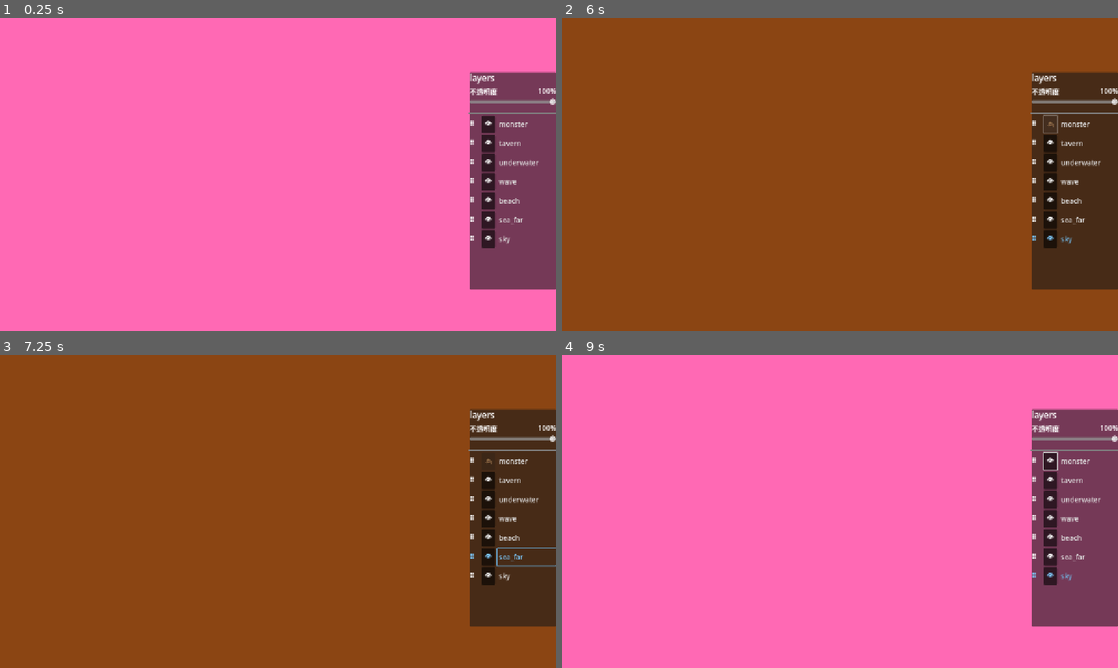
Above: before the commit, frames 1-4 (two rows, left to right).
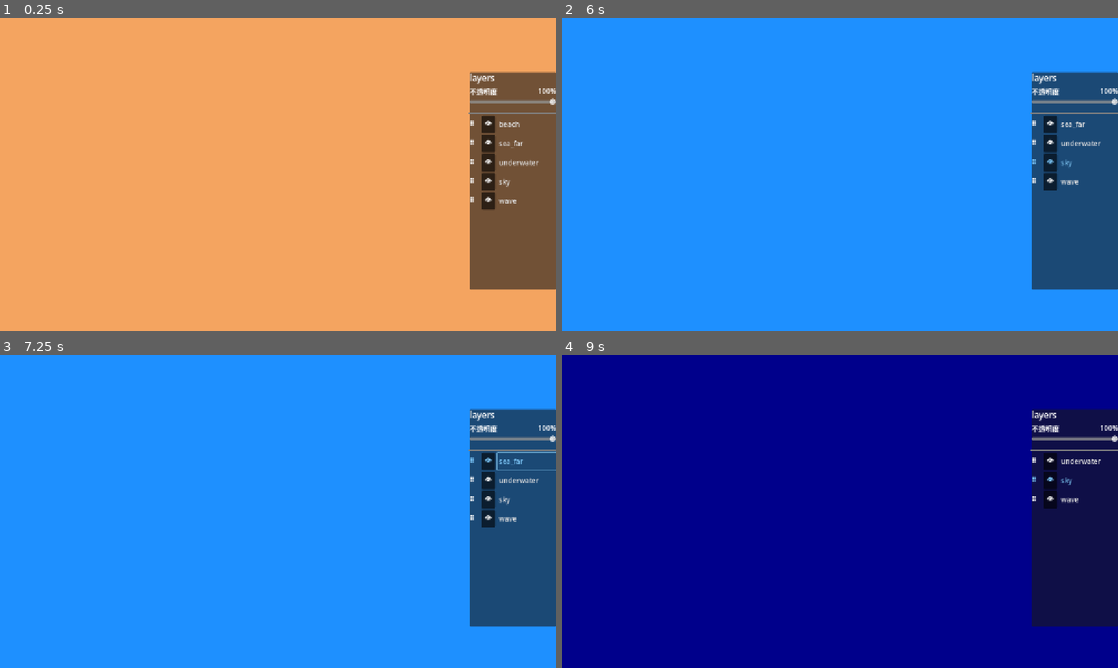
Above: after the commit, the same moments.

Repository: kkkiiijjj/god-of-layers
Game: Godot game, scene res://scenes/levels/pearl/LevelPearl.tscn
Same seed, same stepped clock (60 frames per second), same inputs: the game is played once before the commit and once after it.
Inputs (mouse positions are in pixels of both pictures, inside the frame that each line leads up to):
- Up to frame 1 (0.25 s): no input
- Up to frame 2 (6 s): click (1090, 124) at 0.5 s, where only the run before the commit has a clickable "monster"; click "beach" at 1.25 s; click (1090, 143) at 2 s, where only the run before the commit has a clickable "tavern"; click "sea_far" at 2.75 s; click "underwater" at 3.5 s; click "wave" at 4.25 s; click "sky" at 5 s; click "👁" at 5.75 s
- Up to frame 3 (7.25 s): click "sea_far" at 6.5 s
- Up to frame 4 (9 s): click "underwater" at 7.25 s; click "sky" at 8 s; click (1051, 461) at 8.75 s, where only the run before the commit has a clickable "🙈"

The runs differ from the first frame. In frame 1, 99% of the frame differs, in the area x 0-100%, y 0-100%; in frame 2, 100%; in frame 3, 100%; in frame 4, 100%.

Commit message:
feat: 阶段一完成，图层打乱与排序检测，怪物和酒馆初始隐藏

Diff:
--- a/scenes/levels/pearl/LevelPearl.tscn
+++ b/scenes/levels/pearl/LevelPearl.tscn
@@ -40,10 +40,24 @@
 layer_name = "小酒馆"
 placeholder_color = Color(0.545098, 0.270588, 0.0745098, 1)
 
-[node name="monster" parent="Layers" instance=ExtResource("2_ow1dc")]
-layer_id = "monster"
-layer_name = "小怪物"
-placeholder_color = Color(1, 0.411765, 0.705882, 1)
+[node name="monster_red" parent="Layers" instance=ExtResource("2_ow1dc")]
+layer_id = "monster_red"
+layer_name = "红色怪物"
+placeholder_color = Color(1, 0, 0, 1)
+
+[node name="monster_white" parent="Layers" instance=ExtResource("2_ow1dc")]
+layer_id = "monster_white"
+layer_name = "白色怪物"
+
+[node name="monster_green" parent="Layers" instance=ExtResource("2_ow1dc")]
+layer_id = "monster_green"
+layer_name = "绿色怪物"
+placeholder_color = Color(0, 1, 0, 1)
+
+[node name="monster_blue" parent="Layers" instance=ExtResource("2_ow1dc")]
+layer_id = "monster_blue"
+layer_name = "蓝色怪物"
+placeholder_color = Color(0, 0, 1, 1)
 
 [node name="Camera2D" type="Camera2D" parent="."]
 
--- a/scripts/LayerPanel.gd
+++ b/scripts/LayerPanel.gd
@@ -16,6 +16,7 @@
 	_build_panel()
 	_create_drop_indicator()
 	EventBus.layer_reordered.connect(_rebuild_panel)
+	EventBus.layer_visibility_changed.connect(_on_visibility_changed)
 
 
 func _create_drop_indicator() -> void:
@@ -44,6 +45,8 @@
 		var layer_id = layer.get_meta("layer_id", "")
 		var row = _create_layer_row(layer, layer_id)
 		vbox.add_child(row)
+		# 同步隐藏状态
+		row.visible = layer.visible
 
 
 func _build_opacity_row(vbox: VBoxContainer) -> void:
@@ -271,3 +274,7 @@
 	_build_panel()
 	if drop_indicator == null:
 		_create_drop_indicator()
+
+func _on_visibility_changed(layer_id: String, visible: bool) -> void:
+	if layer_buttons.has(layer_id):
+		layer_buttons[layer_id].visible = visible
--- a/scripts/LevelPearl.gd
+++ b/scripts/LevelPearl.gd
@@ -1,12 +1,25 @@
 extends Node2D
 
+# 正确的图层顺序，从下到上
+const CORRECT_ORDER = [
+	"underwater",  # 0 最底层
+	"monster_blue",  # 藏在海底和海浪之间
+	"wave",
+	"monster_red",   # 藏在海浪和沙滩之间
+	"beach",
+	"monster_green", # 藏在沙滩和远海之间
+	"sea_far",
+	"monster_white", # 藏在远海和天空之间
+	"sky",           # 最顶层
+	"tavern",        # 酒馆初始隐藏，暂时放最上面
+]
 
 func _ready() -> void:
 	GameState.start_level("pearl")
 	_setup_camera()
 	_connect_signals()
+	_shuffle_layers()
 
-	# 调试：打印所有已注册图层
 	await get_tree().process_frame
 	print("=== 已注册图层数量：", LayerManager.get_layer_count(), " ===")
 	for i in LayerManager.layers.size():
@@ -15,27 +28,70 @@
 
 
 func _setup_camera() -> void:
-	$Camera2D.position = Vector2(640, 360)  # 画面中心
+	$Camera2D.position = Vector2(640, 360)
 
 
-# 后续阶段推进逻辑都从这里扩展
+func _connect_signals() -> void:
+	EventBus.puzzle_stage_changed.connect(_on_puzzle_stage_changed)
+	EventBus.layer_reordered.connect(_on_layer_reordered)
+
+
+func _shuffle_layers() -> void:
+	# 只打乱背景图层，怪物图层初始隐藏
+	var bg_ids = ["underwater", "wave", "beach", "sea_far", "sky"]
+	bg_ids.shuffle()
+	for i in bg_ids.size():
+		var layer = _find_layer(bg_ids[i])
+		if layer:
+			LayerManager.reorder_layer(layer, i)
+
+	# 怪物图层初始隐藏
+	for monster_id in ["monster_blue", "monster_red", "monster_green", "monster_white"]:
+		LayerManager.set_visible(monster_id, false)
+
+	# 酒馆初始隐藏
+	LayerManager.set_visible("tavern", false)
+
+
+func _on_layer_reordered() -> void:
+	if GameState.current_stage == 0:
+		_check_stage_one()
+
+
+func _check_stage_one() -> void:
+	var bg_correct = ["underwater", "wave", "beach", "sea_far", "sky"]
+	var bg_actual = []
+	for layer in LayerManager.layers:
+		var lid = layer.get_meta("layer_id", "")
+		if lid in bg_correct:
+			bg_actual.append(lid)
+
+	if bg_actual == bg_correct:
+		print("阶段一完成！图层顺序正确")
+		GameState.advance_stage()
+
+
+func _find_layer(layer_id: String) -> Node:
+	for layer in LayerManager.layers:
+		if layer.get_meta("layer_id", "") == layer_id:
+			return layer
+	return null
+
+
 func _on_puzzle_stage_changed(stage: int) -> void:
 	match stage:
 		1:
-			print("阶段一完成：图层整理")
+			print(">>> 进入阶段二：发现小怪物")
 		2:
-			print("阶段二完成：发现小怪物")
+			print(">>> 进入阶段三：收集颜料")
 		3:
-			print("阶段三完成：颜料收集完毕")
+			print(">>> 进入阶段四：珍珠线索")
 		4:
-			print("阶段四完成：珍珠线索齐全")
+			print(">>> 进入阶段五：解锁酒馆")
 		5:
 			_on_level_complete()
 
 
 func _on_level_complete() -> void:
 	GameState.complete_level()
-
-
-func _connect_signals() -> void:
-	EventBus.puzzle_stage_changed.connect(_on_puzzle_stage_changed)
+	print("=== 关卡完成！===")
